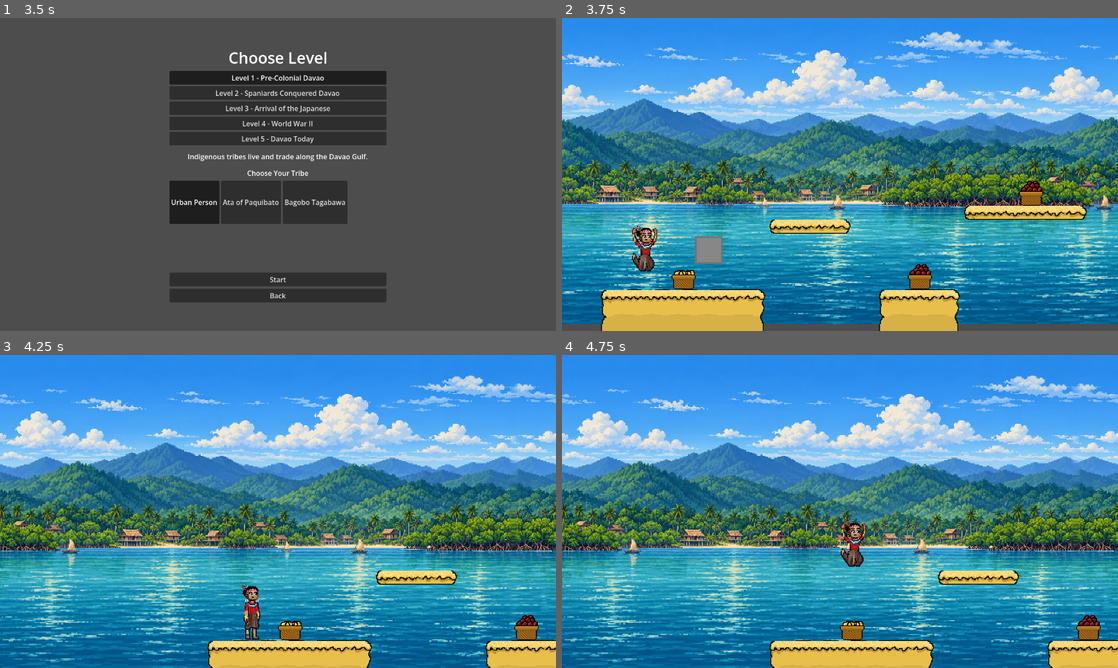
Above: before the commit, frames 1-4 (two rows, left to right).
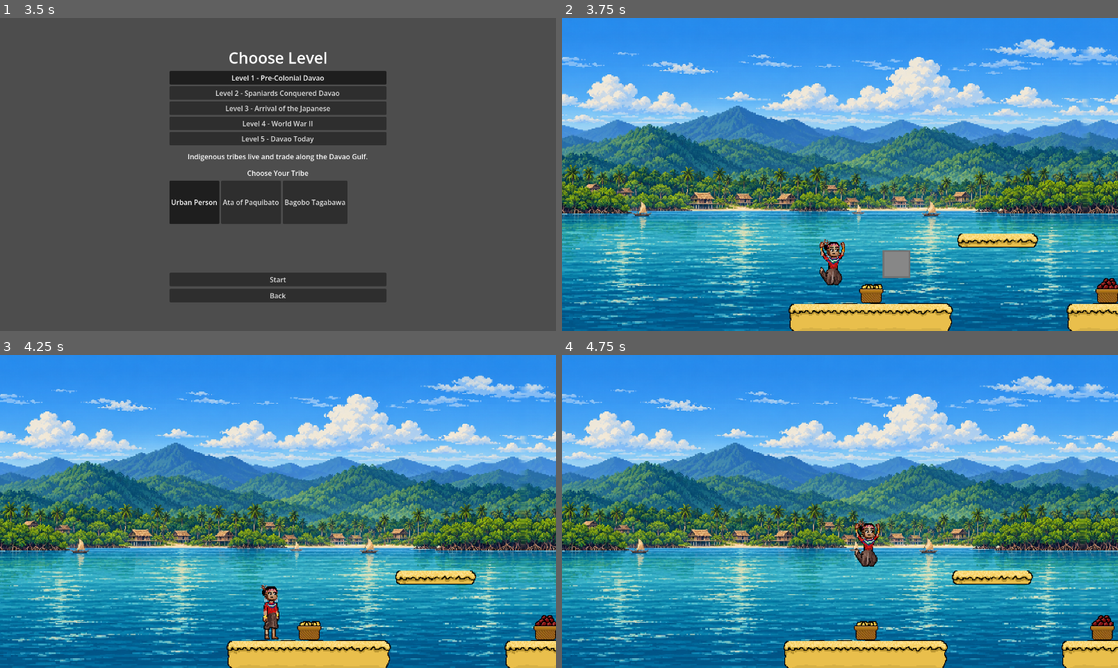
Above: after the commit, the same moments.

Repository: JumbledOne/RPHGameProject
Game: Godot game, scene res://scenes/ui/main_menu.tscn
The game is run twice, just before and just after one commit, with the same random seed, the same clock (stepped at 60 frames per second) and the same inputs. The engine's default icon, where the game draws it, is replaced by a stand-in: a white triangle on a blue panel in a dark square.
Inputs (mouse positions are in pixels of both pictures, inside the frame that each line leads up to):
- Up to frame 1 (3.5 s): click "Play" at 0.5 s; click "Level 1 - Pre-Colonial Davao" at 1.25 s; click "Level 1 - Pre-Colonial Davao" at 2 s; click "Level 1 - Pre-Colonial Davao" at 2.75 s
- Up to frame 2 (3.75 s): click "Start" at 3.5 s
- Up to frame 3 (4.25 s): no input
- Up to frame 4 (4.75 s): tap Enter at 4.25 s; move the mouse to (962, 495) at 4.27 s; hold D (right) from 4.28 s (still down); hold I (ability) from 4.28 s (still down); tap Space (jump) at 4.52 s

Frame 1 is identical in both runs. In frame 2, 61% of the frame differs, in the area x 0-100%, y 4-100%; in frame 3, 36%; in frame 4, 32%.

Commit message:
Camera now always starts at player

Diff:
--- a/src/scripts/player/player_camera/player_camera.gd
+++ b/src/scripts/player/player_camera/player_camera.gd
@@ -15,9 +15,16 @@
 const CAMERA_ZOOM: float = 2.0 # The game is 1280x720. But we only need 640x360 so we zoom in
 
 func _ready() -> void:
+	# Connect to player
+	GameManager.player_set.connect(_on_player_set)
+	# Set initial values
 	zoom = Vector2.ONE * CAMERA_ZOOM
-	GameManager.player_set.connect(_on_player_set)
-	desired_pos.y = CAMERA_Y #position.y
+	desired_pos.y = CAMERA_Y
+	position.y = CAMERA_Y
+	# Start position at player if present
+	if GameManager.player:
+		desired_pos.x = GameManager.player.global_position.x
+		position.x = GameManager.player.global_position.x
 
 func _physics_process(_delta: float) -> void:
 	if not target:
